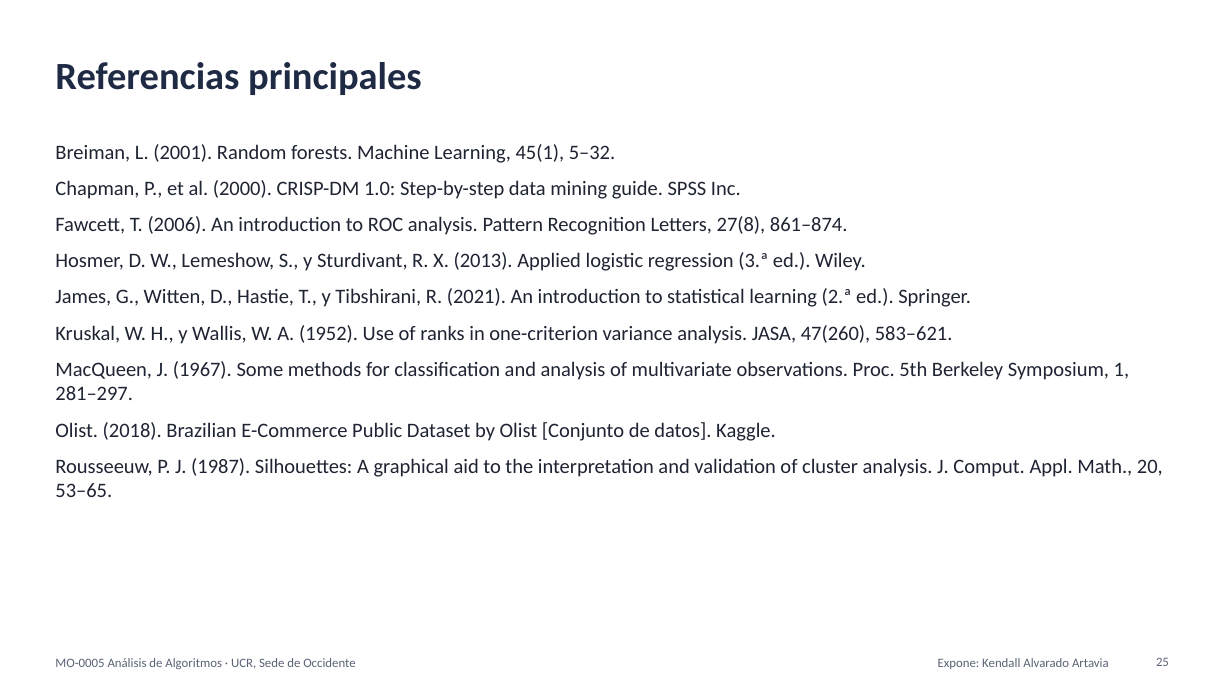
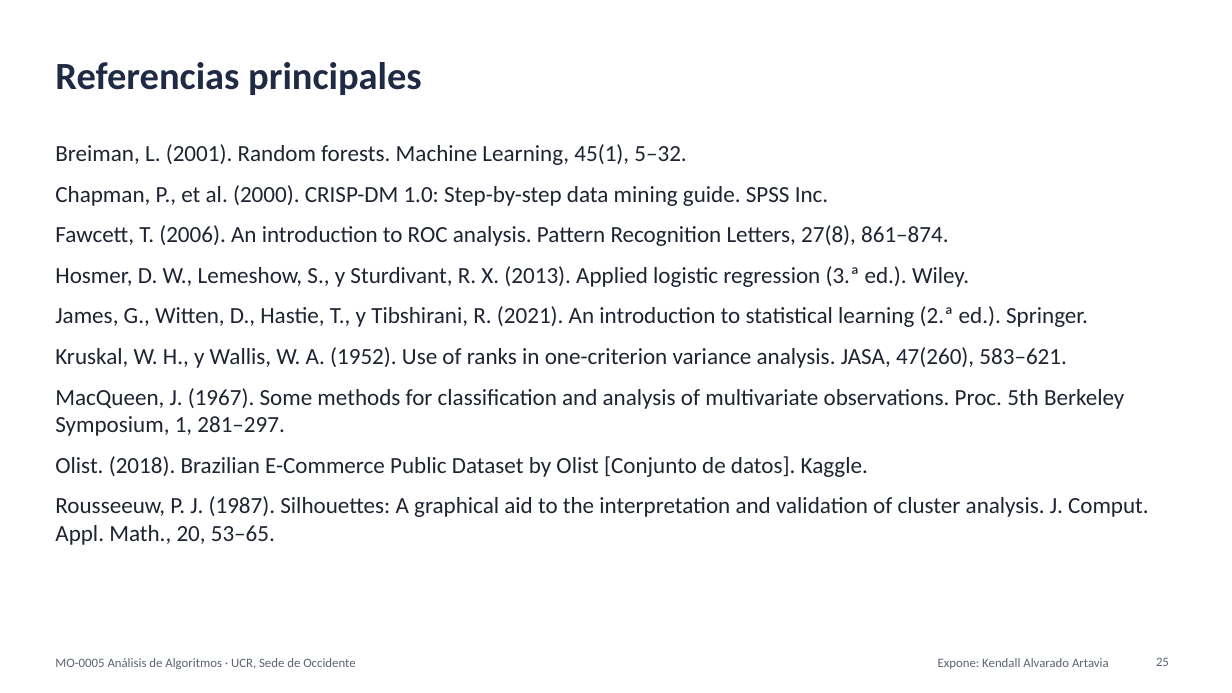
Before and after one commit to FerretoDev/mo0005-ecommerce-ml, a slide deck: slide 25 of presentacion/presentacion.pptx. Drawn at 1232x693 pixels with LibreOffice and Linux fonts; fonts in the diff are those of the drawing. Boxes give left, top, right and bottom in pixels: in the first picture for what was removed or moved away, otherwise in the second. Text is boxed around its words. In the diff, an @@ line names an element or a change of style, - is before the commit and + after.

```diff
--- a/presentacion/presentacion.pptx
+++ b/presentacion/presentacion.pptx
@@ text "Breiman, L. (2001). Random forests. ..." at [55, 144, 1149, 545]: size 16 to 18 pt; more space between paragraphs @@
```
Also in this commit, not shown: 19 other slides changed, 7 other files.
